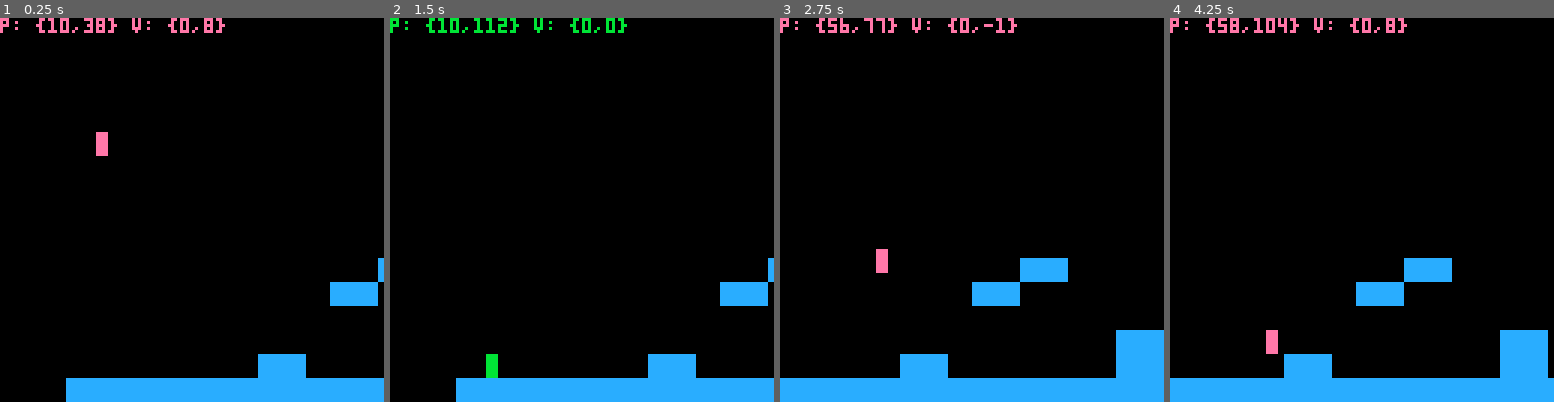
Above: before the commit, frames 1-4 (left to right).
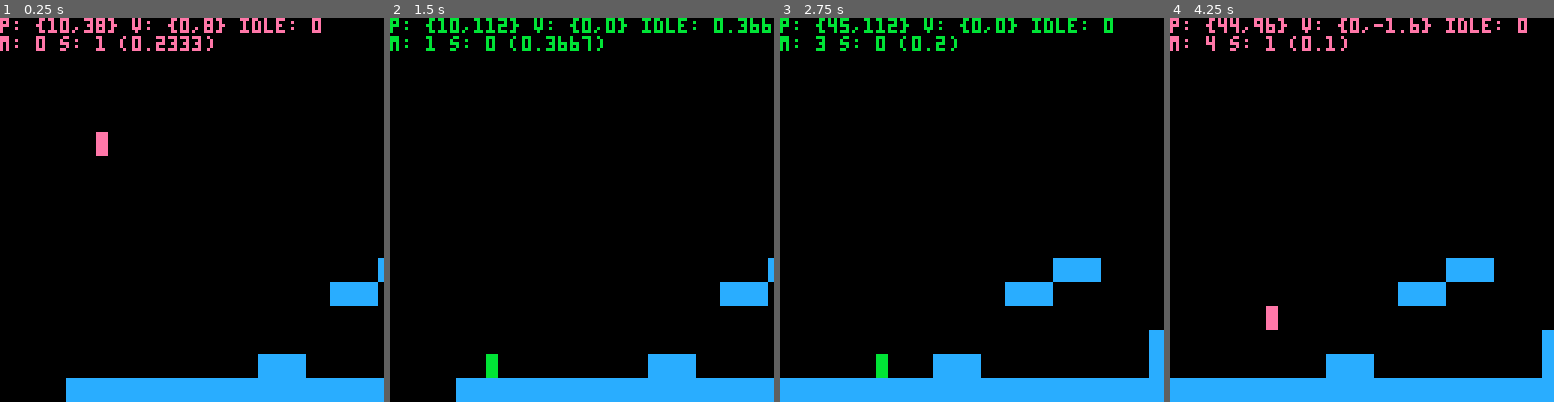
Above: after the commit, the same moments.

Repository: sthilaid/pico-8-carts
Game: PICO-8 cartridge jump.p8
Two runs of this game, one before a commit and one after it. Both use one fixed random seed, a clock stepped at 60 frames per second and the inputs below.
Inputs:
- Up to frame 1 (0.25 s): no input
- Up to frame 2 (1.5 s): tap O (Z key) at 0.7 s
- Up to frame 3 (2.75 s): hold Right 1.6-2.1 s; tap O (Z key) at 1.7, 2.1, 2.5 s; hold Right from 2.47 s (still down)
- Up to frame 4 (4.25 s): tap O (Z key) every 0.4 s from 2.9 to 4.1 s; release Right at 3.03 s; hold Left 3.08-3.58 s; hold Right from 4.02 s (still down)

The runs differ from the first frame. In frame 1, 1.0% of the frame differs, in the area x 0-84%, y 0-9%; in frame 2, 1.1%; in frame 3, 6.6%; in frame 4, 7.6%, in the area x 0-100%, y 0-94%.

Commit message:
analog jump and momentum

Diff:
--- a/jump.p8
+++ b/jump.p8
@@ -7,31 +7,82 @@
 debug={}
 
 function _init()
-   p.x = 10
-   p.y = 10
+   setPosition(10, 10)
    p.vx = 0
    p.vy = 0
    p.w = 3
    p.h = 7
-   p.state = 0 -- 0: ground, 1: inair
+   p.leftoverDX = 0
+   p.leftoverDY = 0
+   p.momentum = 0
+   setState(0) -- 0: ground, 1: inair
+
+   poke(0X5F5C, 255) -- never repeat inputs
 end
 
 function _update()
    updatePlayerInputs()
    movePlayer()
+   if p.momentum > 0 and getTimeSinceMove() > 1.0 then
+      p.momentum = 0
+   end
+end
+
+function getSpeed()
+   if (p.momentum == 1) return 1.3
+   if (p.momentum == 2) return 1.5
+   if (p.momentum == 3) return 1.7
+   if (p.momentum == 4) return 2.1
+   return 1
+end
+
+function incMomentum()
+   p.momentum = min(p.momentum+1, 4)
 end
 
 function updatePlayerInputs()
-   local dv = 2
+   local dv = getSpeed()
    if (btn(0)) p.vx -= dv
    if (btn(1)) p.vx += dv
    if (btn(4)) updateJumpInput()
 end
 
+function setPosition(x, y)
+   if x ~= p.x or y ~= p.y then
+      p.x = x
+      p.y = y
+      p.lastMoveTime = time()
+   end
+end
+
+function getTimeSinceMove()
+   return time() - p.lastMoveTime
+end
+
+function setState(newState)
+   if newState ~= p.state then
+      p.state = newState
+      p.stateStartTime = time()
+   end
+end
+
+function getStateDuration()
+   return time() - p.stateStartTime
+end
+
+function canJump()
+   return p.state == 0 or (p.state == 1 and getStateDuration() < 0.1)
+end
+
 function updateJumpInput()
-   if p.state == 0 and btnp(4) then
-      p.vy -= 8
-      p.state = 1
+   if canJump() and btnp(4) then
+      p.vy -= 5
+      setState(1)
+      incMomentum()
+   else
+      if p.state == 1 and btn(4) and getStateDuration() < 0.3 then
+         p.vy -= 0.6
+      end
    end
 end
 
@@ -57,7 +108,9 @@
     end
 end
 
-function move(dx,dy)
+function move(requestedDX, requestedDY)
+   local fullDX,fullDY = requestedDX + p.leftoverDX, requestedDY + p.leftoverDY
+   local dx, dy = flr(fullDX), flr(fullDY)
    local safeX, safeY = p.x, p.y
    local dirX, dirY = dx / abs(dx), dy / abs(dy)
    local collisionReport = {false, false}
@@ -83,8 +136,9 @@
          end
       end
    end
-   p.x = safeX
-   p.y = safeY
+   setPosition(safeX, safeY)
+   p.leftoverDX = fullDX - dx
+   p.leftoverDY = fullDY - dy
    return collisionReport
 end
 
@@ -97,6 +151,7 @@
    local horizontalCollision, verticalCollision = report[1], report[2]
    if horizontalCollision then
       p.vx = 0
+      p.momentum = 0
    end
    if verticalCollision then
       p.vy = 0
@@ -105,10 +160,10 @@
    if onGround then
       if p.vy >= 0 then
          p.vy = 0
-         p.state = 0
+         setState(0)
       end
    else
-      p.state = 1
+      setState(1)
       p.vy += 1
    end
    p.vx = 0
@@ -120,7 +175,8 @@
    drawWorld()
    drawPlayer()
    camera()
-   print("p: {"..p.x..","..p.y.."} v: {"..p.vx..","..p.vy.."}")
+   print("p: {"..p.x..","..p.y.."} v: {"..p.vx..","..p.vy.."} idle: "..getTimeSinceMove())
+   print("m: "..p.momentum.." s: "..p.state.." ("..getStateDuration()..")")
 end
 
 function drawPlayer()
